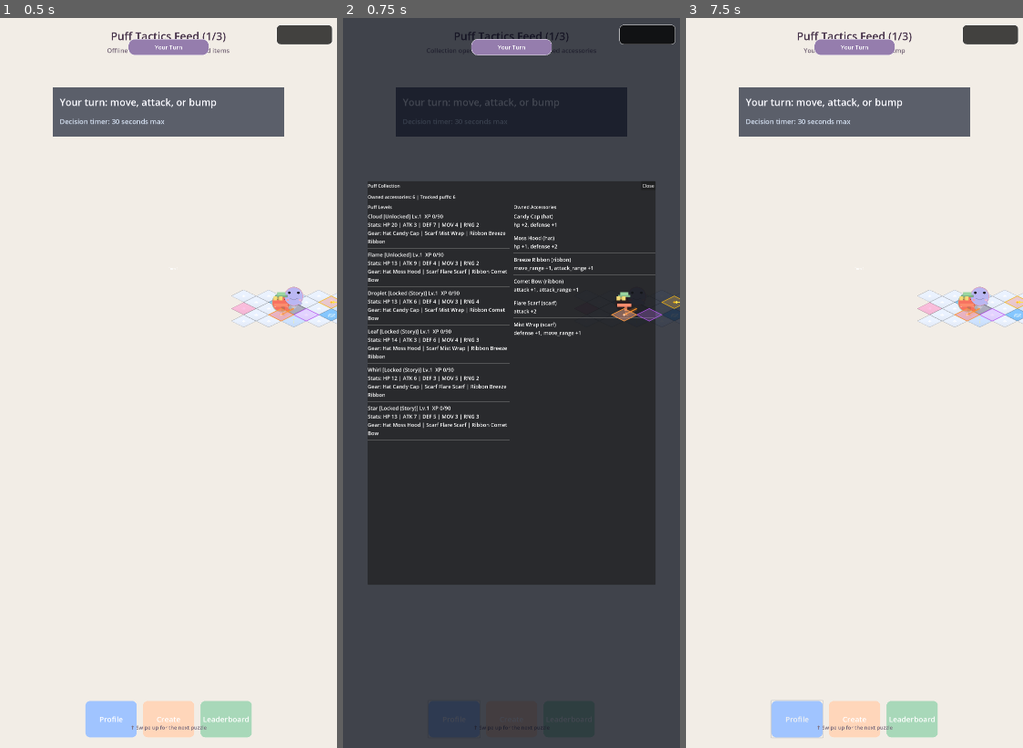
Above: before the commit, frames 1-3 (left to right).
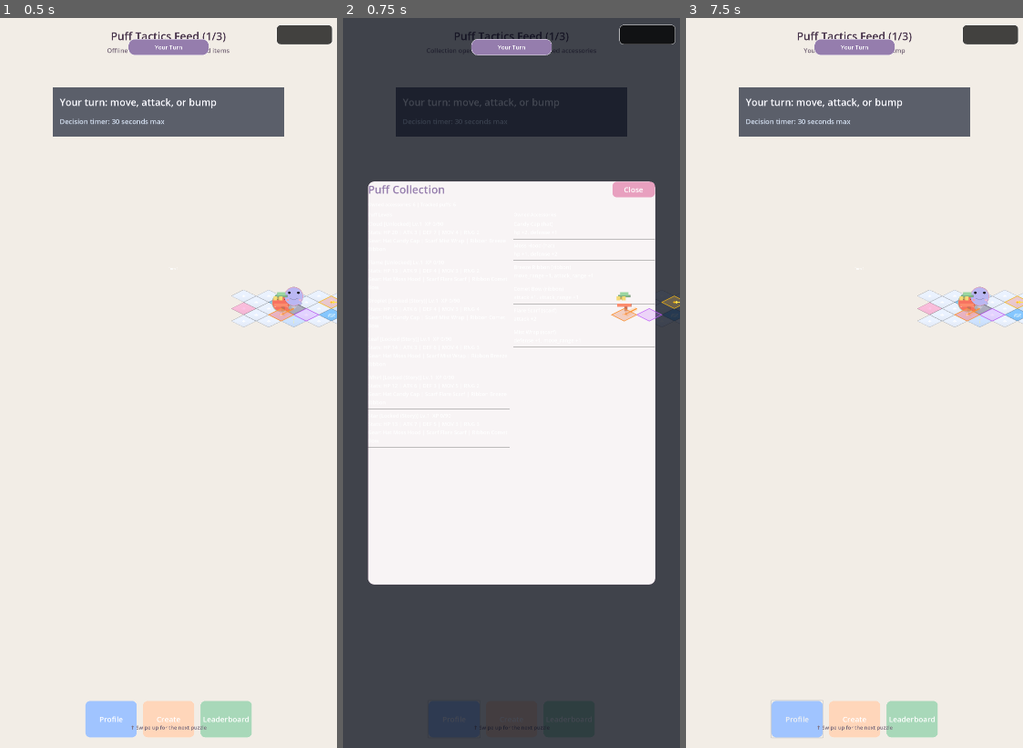
Above: after the commit, the same moments.

Repository: fivestar1103/puff-tactics
Game: Godot game, scene res://src/scenes/feed/FeedMain.tscn
Same seed, same stepped clock (60 frames per second), same inputs: the game is played once before the commit and once after it.
Inputs (mouse positions are in pixels of both pictures, inside the frame that each line leads up to):
- Up to frame 1 (0.5 s): no input
- Up to frame 2 (0.75 s): click "Profile" at 0.5 s
- Up to frame 3 (7.5 s): click "Create" at 1.25 s; click "Leaderboard" at 2 s; click "Profile" at 2.75 s; click "Create" at 3.5 s; click "Leaderboard" at 4.25 s; click "Profile" at 5 s; click "Create" at 5.75 s; click "Leaderboard" at 6.5 s; tap Enter at 7.25 s; move the mouse to (928, 346) at 7.27 s; click (928, 346) at 7.42 s

Frame 1 is identical in both runs. In frame 2, 47% of the frame differs, in the area x 7-93%, y 22-78%; in frame 3, nothing differs.
Error in both runs: Invalid assignment of property or key 'horizontal_alignment' with value of type 'int' on a base object of type 'null instance'. (res://src/scripts/ui/battle_hu…

Commit message:
feat(US-027): Collection and editor screen styling

Diff:
--- a/ralph/prd.json
+++ b/ralph/prd.json
@@ -514,8 +514,8 @@
         "All .gd scripts have no syntax errors"
       ],
       "priority": 27,
-      "passes": false,
-      "notes": "",
+      "passes": true,
+      "notes": "Added _apply_themed_styles() in src/scripts/ui/collection_screen.gd and src/scripts/ui/puzzle_editor.gd. Collection now applies themed cream panel, lavender title text, and pink CloseButton; PuzzleEditor applies themed panel and Apply/Remove/Clear/TestPlay/Publish button colors via VisualTheme helpers.",
       "dependsOn": ["US-021"]
     },
     {
--- a/src/scripts/ui/collection_screen.gd
+++ b/src/scripts/ui/collection_screen.gd
@@ -3,8 +3,10 @@
 
 @export var progression_path: NodePath = NodePath("/root/PuffProgression")
 
+@onready var panel: PanelContainer = $Panel
 @onready var close_button: Button = $Panel/RootLayout/Header/CloseButton
 @onready var subtitle_label: Label = $Panel/RootLayout/Subtitle
+@onready var title_label: Label = $Panel/RootLayout/Header/Title
 @onready var puff_list: VBoxContainer = $Panel/RootLayout/Body/PuffColumn/PuffScroll/PuffList
 @onready var accessory_list: VBoxContainer = $Panel/RootLayout/Body/AccessoryColumn/AccessoryScroll/AccessoryList
 
@@ -14,11 +16,21 @@
 func _ready() -> void:
 	visible = false
 	process_mode = Node.PROCESS_MODE_ALWAYS
+	_apply_themed_styles()
 	_resolve_progression()
 	if close_button != null:
 		_connect_if_needed(close_button, &"pressed", Callable(self, "hide_collection"))
 	if _progression != null:
 		_connect_if_needed(_progression, &"progression_updated", Callable(self, "_on_progression_updated"))
+
+
+func _apply_themed_styles() -> void:
+	if panel != null:
+		panel.add_theme_stylebox_override("panel", VisualTheme.create_panel_stylebox(Constants.COLOR_BG_CREAM, 22, Constants.COLOR_TEXT_DARK))
+	if title_label != null:
+		VisualTheme.apply_label_theme(title_label, Constants.FONT_SIZE_TITLE, Constants.PALETTE_LAVENDER)
+	if close_button != null:
+		VisualTheme.apply_button_theme(close_button, Constants.PALETTE_PINK, Color.WHITE, Vector2(150.0, 56.0), Constants.FONT_SIZE_BUTTON)
 
 
 func show_collection() -> void:
--- a/src/scripts/ui/puzzle_editor.gd
+++ b/src/scripts/ui/puzzle_editor.gd
@@ -119,6 +119,7 @@
 @onready var test_play_layer: Control = $TestPlayLayer
 @onready var test_play_root: Node2D = $TestPlayLayer/TestPlayRoot
 @onready var exit_test_play_button: Button = $TestPlayLayer/ExitTestPlayButton
+@onready var editor_panel: PanelContainer = $Panel
 
 var _battle_map: BattleMap
 var _puff_state_by_id: Dictionary = {}
@@ -137,6 +138,7 @@
 func _ready() -> void:
 	visible = false
 	process_mode = Node.PROCESS_MODE_ALWAYS
+	_apply_themed_styles()
 
 	_setup_option_buttons()
 	_setup_board()
@@ -144,6 +146,22 @@
 	_update_selection_label()
 	_set_status("Drag to paint terrain or place puffs. Run test-play before publishing.")
 	_set_publish_status("Test-play required before publishing.")
+
+
+func _apply_themed_styles() -> void:
+	if editor_panel != null:
+		editor_panel.add_theme_stylebox_override("panel", VisualTheme.create_panel_stylebox(Constants.COLOR_BG_CREAM, 22, Constants.COLOR_TEXT_DARK))
+
+	if apply_puff_button != null:
+		VisualTheme.apply_button_theme(apply_puff_button, Constants.PALETTE_SKY, Color.WHITE, Vector2(220.0, 56.0), Constants.FONT_SIZE_BUTTON)
+	if remove_puff_button != null:
+		VisualTheme.apply_button_theme(remove_puff_button, Constants.PALETTE_PINK, Color.WHITE, Vector2(220.0, 56.0), Constants.FONT_SIZE_BUTTON)
+	if clear_board_button != null:
+		VisualTheme.apply_button_theme(clear_board_button, Constants.PALETTE_PEACH, Color.WHITE, Vector2(220.0, 56.0), Constants.FONT_SIZE_BUTTON)
+	if test_play_button != null:
+		VisualTheme.apply_button_theme(test_play_button, Constants.PALETTE_MINT, Color.WHITE, Vector2(220.0, 56.0), Constants.FONT_SIZE_BUTTON)
+	if publish_button != null:
+		VisualTheme.apply_button_theme(publish_button, Constants.PALETTE_LAVENDER, Color.WHITE, Vector2(220.0, 56.0), Constants.FONT_SIZE_BUTTON)
 
 
 func _notification(what: int) -> void:
Not shown, changed: progress.txt
Not shown, changed: AGENTS.md
